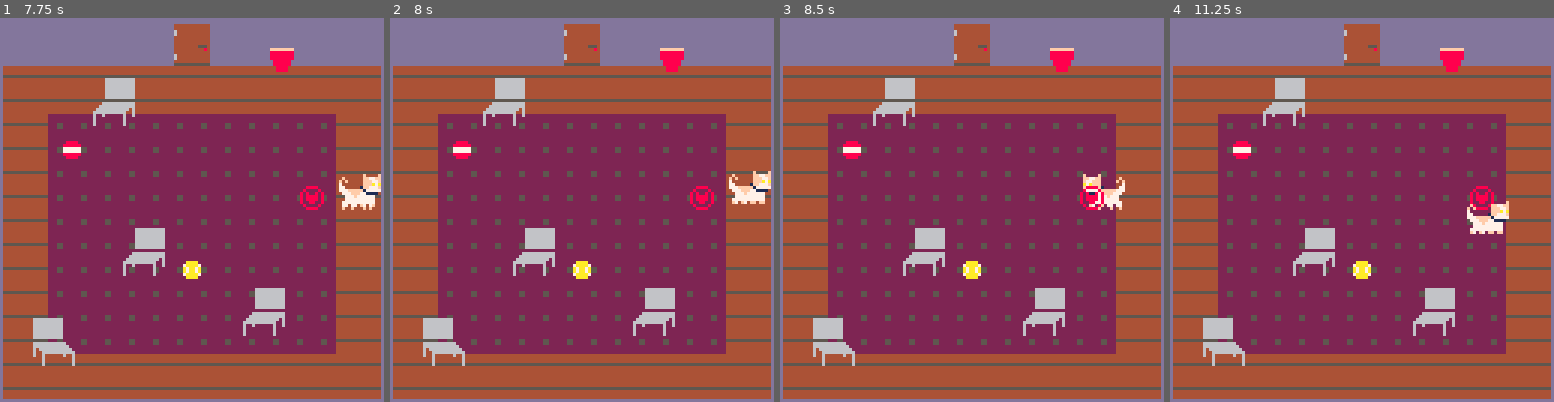
Above: before the commit, frames 1-4 (left to right).
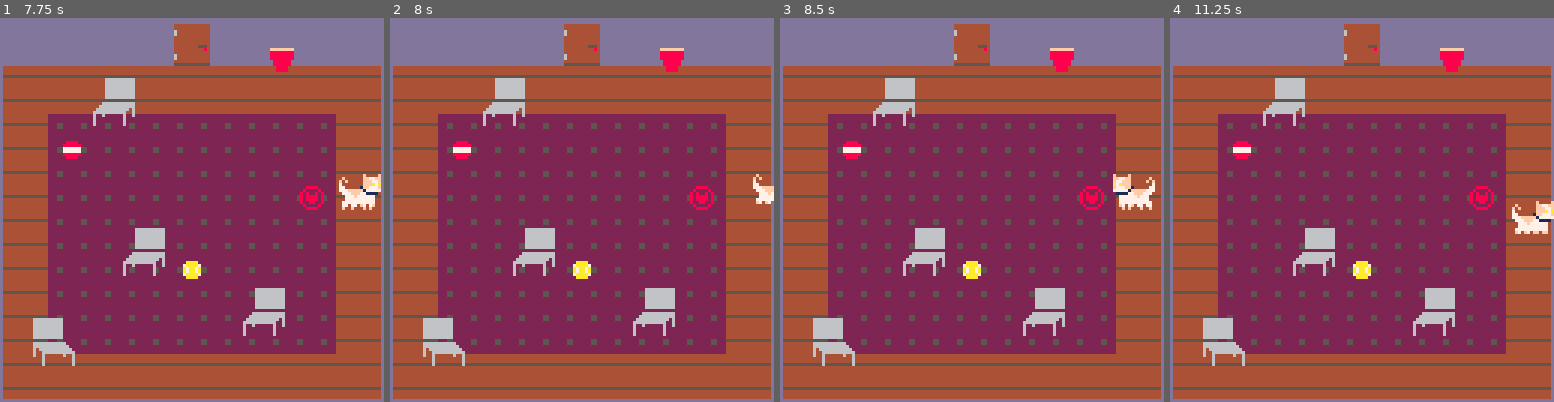
Above: after the commit, the same moments.

Repository: Mpgrime/GameDesign
Game: PICO-8 cartridge catgame.p8
Two runs of this game, one before a commit and one after it. Both use one fixed random seed, a clock stepped at 60 frames per second and the inputs below.
Inputs:
- Up to frame 1 (7.75 s): tap X (X key) at 0.33, 1.07, 1.85, 2.97, 4.08, 5.2, 6.32, 7.43 s; hold Right 1.6-2.1 s; hold Up 2.15-2.42 s; hold Right 2.47-3.03 s; hold Left 3.08-3.58 s; hold Down 3.63-3.97 s; hold Right 4.02-4.68 s; hold Up 4.73-5.03 s; hold Left 5.08-5.68 s; hold Down 5.73-6.03 s; hold Right 6.08-6.58 s; hold Right 6.63-7.13 s; hold Up 7.18-7.45 s; hold Right from 7.5 s (still down)
- Up to frame 2 (8 s): keep holding Right
- Up to frame 3 (8.5 s): release Right at 8.07 s; hold Left from 8.12 s (still down)
- Up to frame 4 (11.25 s): tap X (X key) at 8.55, 9.67, 10.78 s; release Left at 8.62 s; hold Down 8.67-9 s; hold Right 9.05-9.72 s; hold Up 9.77-10.07 s; hold Left 10.12-10.72 s; hold Down 10.77-11.07 s; hold Right from 11.12 s (still down)

Frame 1 is identical in both runs. In frame 2, 0.6% of the frame differs, in the area x 88-100%, y 39-49%; in frame 3, 1.0%; in frame 4, 1.2%, in the area x 77-100%, y 47-57%.

Commit message:
fixed map

Diff:
--- a/catgame.p8
+++ b/catgame.p8
@@ -45,6 +45,7 @@
 	cat = {
 		x = 56, y = 56, w = 14, h = 14, --position(x,y), width, height
 		size = 2, flipped = false --sprite size, flipping the sprite
+		, collision = false
 	}
 
 	--chair class/table
@@ -283,8 +284,8 @@
 --by inputting the player(cat) and the stage,
 --this function checks which screen/room the player is at.
 function stage_check(p, s)
-	local playertilex = flr(p.x / 128) * 16
-	local playertiley = flr(p.y / 128) * 16
+	local playertilex = flr(p.x / 128) * 17
+	local playertiley = flr(p.y / 128) * 17
 	local screen = 0
 
 	if playertilex == s.rx[1]
@@ -359,7 +360,7 @@
 	local c = false --is colliding bottom
 	local b = false --is colliding right
 	local a = false --is colliding top
-
+	if obj.objCollision then
 	-- get coords of object
 	local x1 = (obj.x+7)/8 --left bound
 	local y1 = (obj.y+15)/8 --top bound
@@ -369,12 +370,16 @@
 	c = fget(mget(x1, y2), 0)
 	b = fget(mget(x2, y1), 0)
 	a = fget(mget(x2, y2), 0)
-
-	if a or b or c or d then --if there will be a collision
-		return true
+	if obj.objCollision then
+		if a or b or c or d then --if there will be a collision
+			return true
+		else
+			return false
+		end
 	else
 		return false
 	end
+end
 end
 
 -->8
@@ -669,23 +674,23 @@
 0000000000000000000000000000000000000000000000000000000000000000000000000000000000000000000000000000000000000000000000000000000000000000000000010000000000000000010000000000000000000000000000000000000000000000000000000000000000000000000000000000000000000000
 0000000000000000000000000000000000000000000000000000000000000000000000000000000000000000000000000000000000000000000000000000000000000000000000000000000000000000000000000000000000000000000000000000000000000000000000000000000000000000000000000000000000000000
 __map__
-5050505050505050505050505050505050505050505050505050505050505050505050505050505050505050505050505050505050505050505050505050505050505050505050505050505050505050505050505050505050505050505050505050505050505050505050505050505050505050505050505050500000000000
-5047474747474747474747474747474747504753534747474747474747474753534750475353474747474747474747475353475047535347474747474747474747475353505858585858585858585858585858585858505858585858585858585858585858585858505858585858585858585858586060606058500000000000
-5047474747474747474747474747474747504747474747474747474747474747474750474747474747474747474747474747475047474747474747474747474747474747505858585858585858585858585858585858505858585858585858585858585858585858505858585858585858585858586060606058500000000000
-5040434343434343434343434343434345504043434343434343434343434343434550404343434343434343434343434343455040434343434343434343434343434345505858585858585858585858585858585858504848484848484848484848484848484848505858585858585858585858586060606058500000000000
-5040434343434343434343434343434345504043434343434343434343434343434550404343434343434343434343434343455040434343434343434343434343434345505858585858585858585858585858585858504848484848484848484848484848484848505858585858585858585858586060606058500000000000
-5040434646464646464646464646464345504043434343434343434343434343434550404343434343434343434343434343455040434343434343434343434343434345505858585858585858585858585858585858504848484848484848484848484848484848505858585858585858585858586060606058500000000000
-5040434646464646464646464646464345504043434343434343434343434343434550404354545454545454545454545443455040434343434343434343434343565657505858585858585858585858585858585858504848484848484848484848484848484848505858585858585858585858586060606058500000000000
-5040434646464646464646464646464345504043434343525252525243434343434550404354555555555555555555555443455040434343434343434343434343565657505858585858585858585858585858585858504848484848484848484848484848484848505858585858585858606060606060606058500000000000
-5040434646464646464646464646464345504043434352515151515152434343434350434354555555555555555555555443435043434343434343434343434343565657505858585858585858585858585858585858504848484848484848484848484848484848505858585858586060606060606060605858500000000000
-5040434646464646464646464646464345504043435251515151515151524343434350434354555555555555555555555443435043434343434343434343434343565657505858585858585858585858585858585858504848484848484848484848484848484848505858585858606060606058585858585858500000000000
-5040434646464646464646464646464345504043435251515151515151524343434550404354555555555555555555555443455040434343434343434343434343565657505858585858585858585858585858585858504848484848484848484848484848484848505858585858606060585858585858585858500000000000
-5040434646464646464646464646464345504043435251515151515151524343434550404354555555555555555555555443455040434343434343434343434343565657505858585858585858585858585858585858504848484848484848484848484848484848505858585858606058585858585858585858500000000000
-5040434646464646464646464646464345504043434352515151515152434343434550404354555555555555555555555443455040434343434343434343434343434345505858585858585858585858585858585858504848484848484848484848484848484848505858585860606058585858585858585858500000000000
-5040434646464646464646464646464345504043434343525252525243434343434550404354545454545454545454545443455040434343434343434343434343434345505858585858585858585858585858585858504848484848484848484848484848484848505858585860606058585858585858585858500000000000
-5040434646464646464646464646464345504043434343434343434343434343434550404343434343434343434343434343455040434343434343434343434343434345505858585858585858585858585858585858504848484848484848484848484848484848506060606060606058585858585858585858500000000000
-5040434343434343434343434343434345504043434343434343434343434343434550404343434343434343434343434343455040434343434343434343434343434345505858585858585858585858585858585858505858585858585858585858585858585858506060606060606058585858585858585858500000000000
-5041444444444444444444444444444442504144444444444443434444444444444250414444444444444444444444444444425041444444444444434344444444444442505858585858585858585858585858585858505858585858585858585858585858585858506060606060606058585858585858585858500000000000
+50505050505050505050505050505050505050505050505050505050505050505050505050505050505050505050505050505050505050505050505050505050505050505050505050505050505050505050505050505050505050505050505050505050505050505050505050505050505050505050504e4e4d6b0000000000
+50474747474747474747474747474747475047535347474747474747474747535347504753534747474747474747474753534750475353474747474747474747474753535058585858585858585858585858585858504858585858585858585858585858585058585858585858585858585860606058504e4e4e4e0000000000
+50474747474747474747474747474747475047474747474747474747474747474747504747474747474747474747474747474750474747474747474747474747474747475058585858585858585858585858585858504858585858585858585858585858585058585858585858585858585860606058504e4e4e4e0000000000
+50404343434343434343434343434343455040434343434343434343434343434345504043434343434343434343434343434550404343434343434343434343434343455058585858585858585858585858585858504848484848484848484848484848485058585858585858585858585860606058504e4e4e4e0000000000
+50404343434343434343434343434343455040434343434343434343434343434345504043434343434343434343434343434550404343434343434343434343434343455058585858585858585858585858585858504848484848484848484848484848485058585858585858585858585860606058504e4e4e4e0000000000
+50404346464646464646464646464643455040434343434343434343434343434345504043434343434343434343434343434550404343434343434343434343434343455058585858585858585858585858585858504848484848484848484848484848485058585858585858585858585860606058504e4e4e4e0000000000
+50404346464646464646464646464643455040434343434343434343434343434345504043545454545454545454545454434550404343434343434343434343435656575058585858585858585858585858585858504848484848484848484848484848485058585858585858585858585860606058504e4e4e4e0000000000
+50404346464646464646464646464643455040434343435252525252434343434345504043545555555555555555555554434550404343434343434343434343435656575058585858585858585858585858585858504848484848484848484848484848485058585858585858585858586060605858504e4e4e4e0000000000
+50404346464646464646464646464643455040434343525151515151524343434343504343545555555555555555555554434350434343434343434343434343435656575058585858585858585858585858585858504848484848484848484848484848485058585858585858606060606060605858504e4e4e4e0000000000
+50404346464646464646464646464643455040434352515151515151515243434343504343545555555555555555555554434350434343434343434343434343435656575058585858585858585858585858585858504848484848484848484848484848485058585858586060606060606060585858504e4e4e4e0000000000
+50404346464646464646464646464643455040434352515151515151515243434345504043545555555555555555555554434550404343434343434343434343435656575058585858585858585858585858585858504848484848484848484848484848485058585858586060605858585858585858504e4e4e4e0000000000
+50404346464646464646464646464643455040434352515151515151515243434345504043545555555555555555555554434550404343434343434343434343435656575058585858585858585858585858585858504848484848484848484848484848485058585858586060585858585858585858504e4e4e4e0000000000
+50404346464646464646464646464643455040434343525151515151524343434345504043545555555555555555555554434550404343434343434343434343434343455058585858585858585858585858585858504848484848484848484848484848485058585858606060585858585858585858504e4e4e4e0000000000
+50404346464646464646464646464643455040434343435252525252434343434345504043545454545454545454545454434550404343434343434343434343434343455058585858585858585858585858585858504848484848484848484848484848485058585858606060585858585858585858504e4e4e4e0000000000
+50404346464646464646464646464643455040434343434343434343434343434345504043434343434343434343434343434550404343434343434343434343434343455058585858585858585858585858585858504848484848484848484848484848485060606060606060585858585858585858504e4e4e4e0000000000
+50404343434343434343434343434343455040434343434343434343434343434345504043434343434343434343434343434550404343434343434343434343434343455058585858585858585858585858585858505858585858585858585858585858585060606060606060585858585858585858504e4e4e4e0000000000
+50414444444444444444444444444444425041444444444444434344444444444442504144444444444444444444444444444250414444444444444343444444444444425058585858585858585858585858585858505858585858585858585858585858585060606060606060585858585858585858504e4e4e4e0000000000
 5050505050505050505050505050505050505050505050505050505050505050505050505050505050505050505050505050505050505050505050505050505050505050505050505050505050505050505050505050505050505050505050505050505050505050505050505050505050505050505050505050500000000000
 5047474747474747474747474747474747504747474747474743434747474747474750474747474747474747474747474747475047474747474747434347474747474747506162616261626162616261626162616261506363636363636363636363636363636363506a6a6a6a6a6a6a6a6a6a6a6a6a6a6a6a6a500000000000
 5047474747474747474747474747474747504747474747474743434747474747474750474747474747474747474747474747475047474747474747434347474747474747506162616261626162616261626162616261506363636363636363636363636363636363506a6a6a6a6a6a6a6a6a6a6a6a6a6a6a6a6a500000000000
